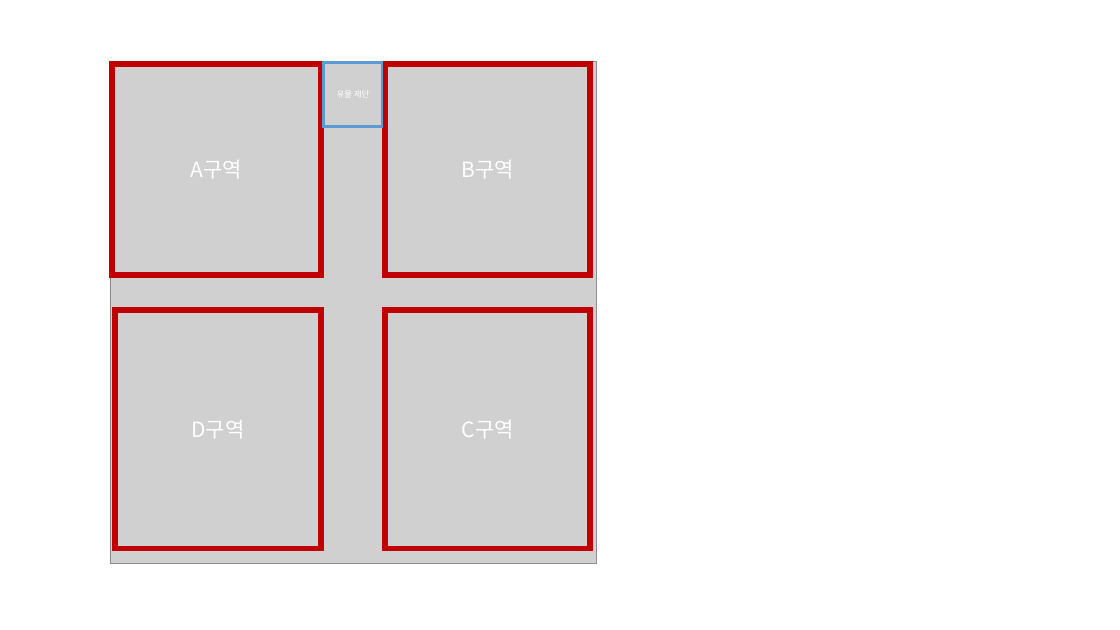
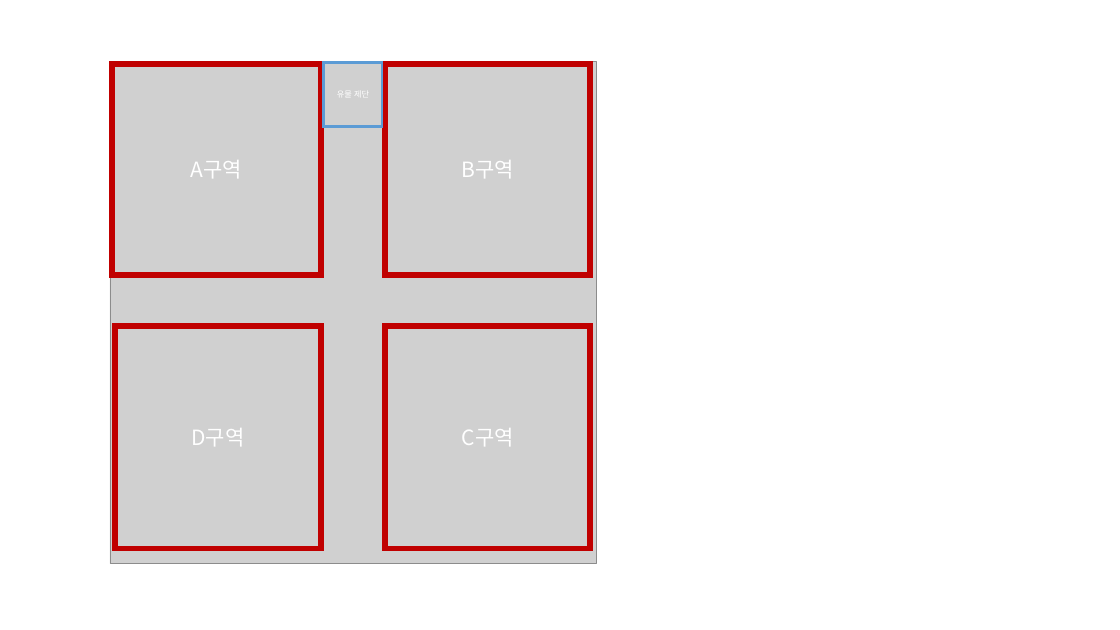
Before and after one commit to Hoz94/Exit, a slide deck: slide 2 of Exit맵.pptx. Drawn at 1120x630 pixels with LibreOffice and Linux fonts; fonts in the diff are those of the drawing; grey boxes stand for pictures. Boxes give left, top, right and bottom in pixels: in the first picture for what was removed or moved away, otherwise in the second. Text is boxed around its words. In the diff, an @@ line names an element or a change of style, - is before the commit and + after.

```diff
--- a/Exit맵.pptx
+++ b/Exit맵.pptx
@@ frame "D구역": place and size @@
-frame "D구역" at <box>113,308,323,551</box>
+frame "D구역" at <box>113,323,323,551</box>
@@ frame "C구역": place and size @@
-frame "C구역" at <box>383,308,593,551</box>
+frame "C구역" at <box>383,323,593,551</box>
```
Also in this commit, not shown: 13 other files.
